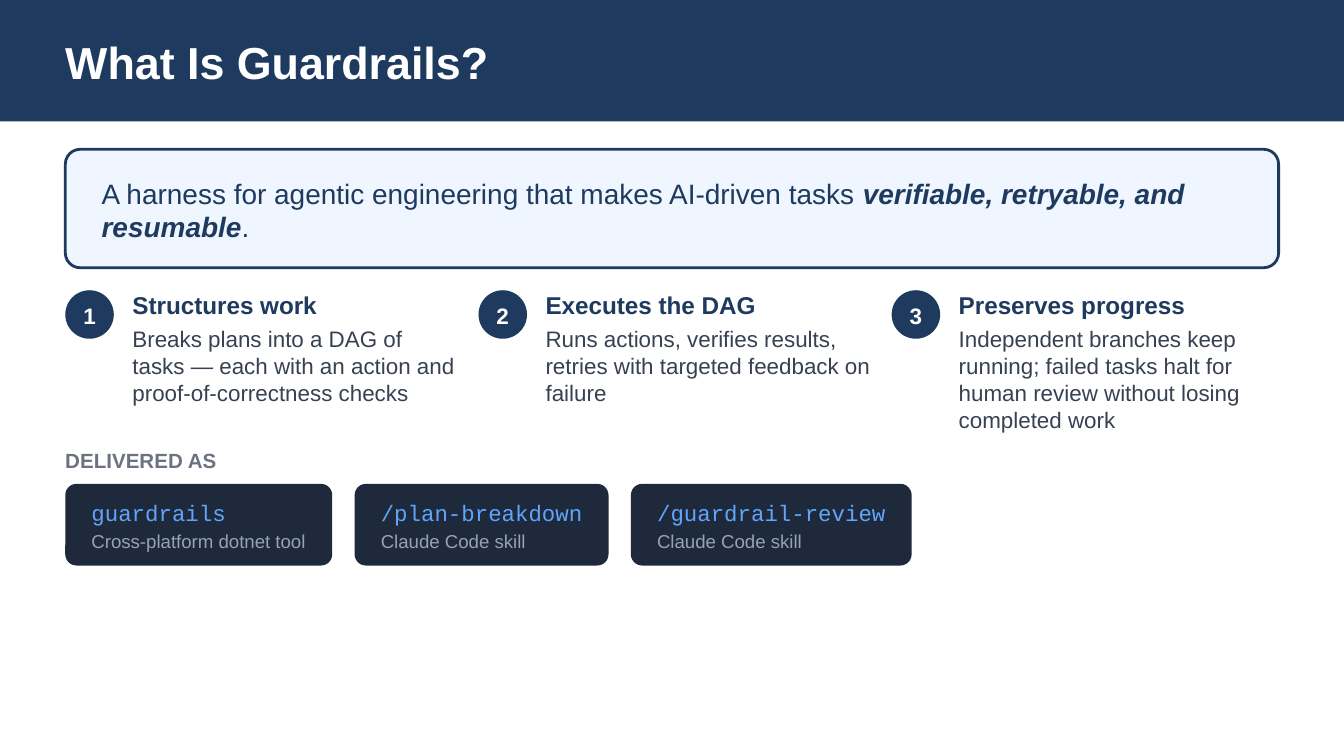
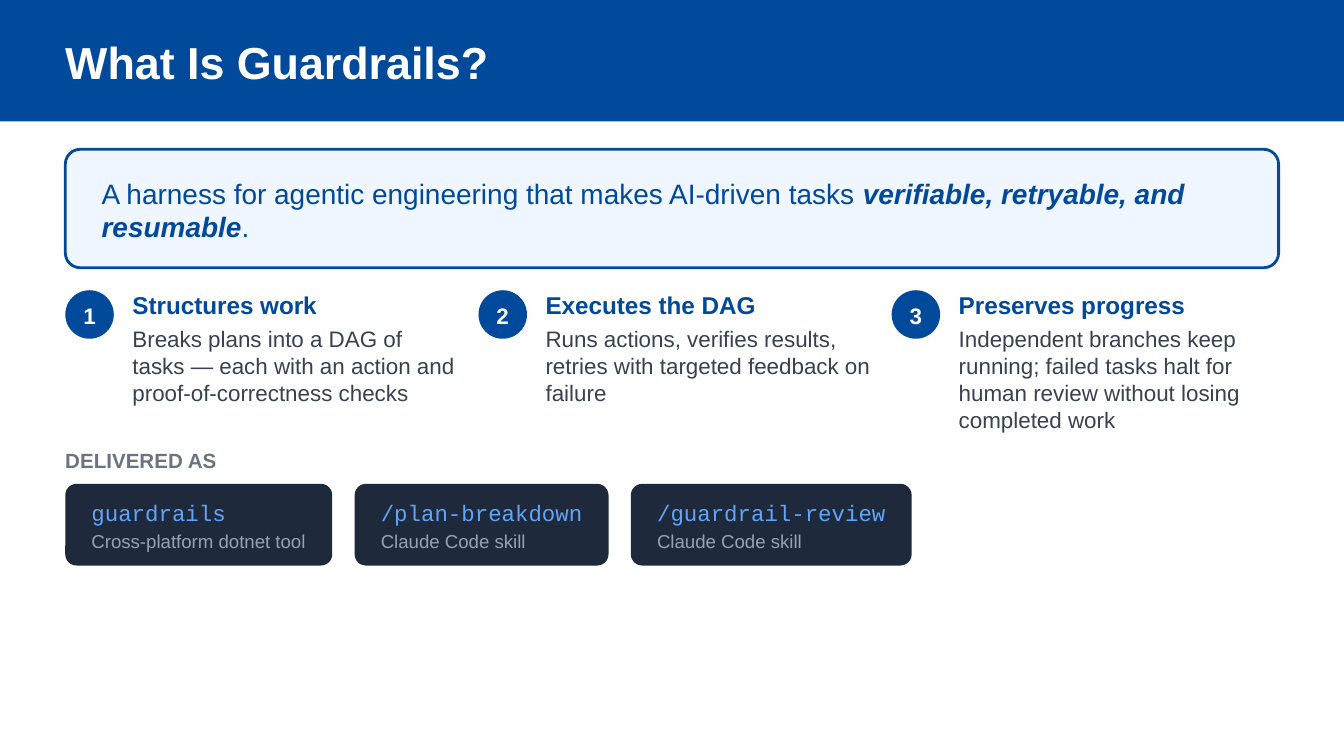
Before and after one commit to Servant-Software-LLC/Guardrails, a slide deck: slide 4 of docs/presentations/guardrails-lunch-and-learn-2026-06-15.pptx. Drawn at 1344x756 pixels with LibreOffice and Linux fonts; fonts in the diff are those of the drawing. Boxes give left, top, right and bottom in pixels: in the first picture for what was removed or moved away, otherwise in the second. Text is boxed around its words. In the diff, an @@ line names an element or a change of style, - is before the commit and + after.

```diff
--- a/docs/presentations/guardrails-lunch-and-learn-2026-06-15.pptx
+++ b/docs/presentations/guardrails-lunch-and-learn-2026-06-15.pptx
@@ rounded rectangle at box(66, 149, 1279, 267): outline #1F3A5F 1.5 pt to #01499B 1.5 pt @@
@@ fill #1F3A5F to #01499B in 4 elements at box(0, 0, 1344, 121), box(66, 290, 114, 339), box(478, 290, 527, 339), box(891, 290, 939, 339) @@
@@ text colour #1F3A5F to #01499B in 4 elements at box(102, 183, 1185, 238), box(132, 296, 317, 315), box(546, 296, 756, 315), box(959, 297, 1185, 319) @@
```
Also in this commit, not shown: 12 other slides changed.
